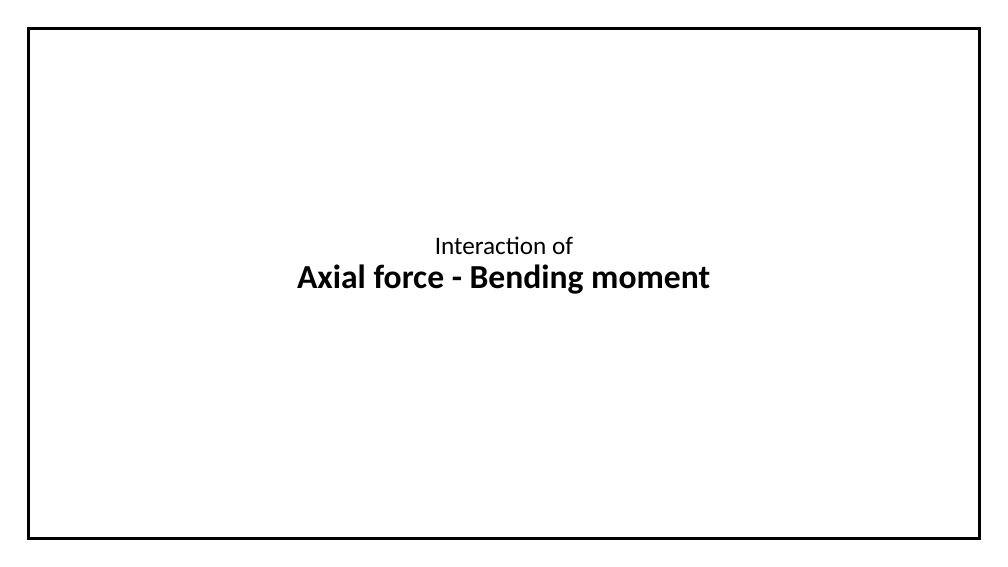
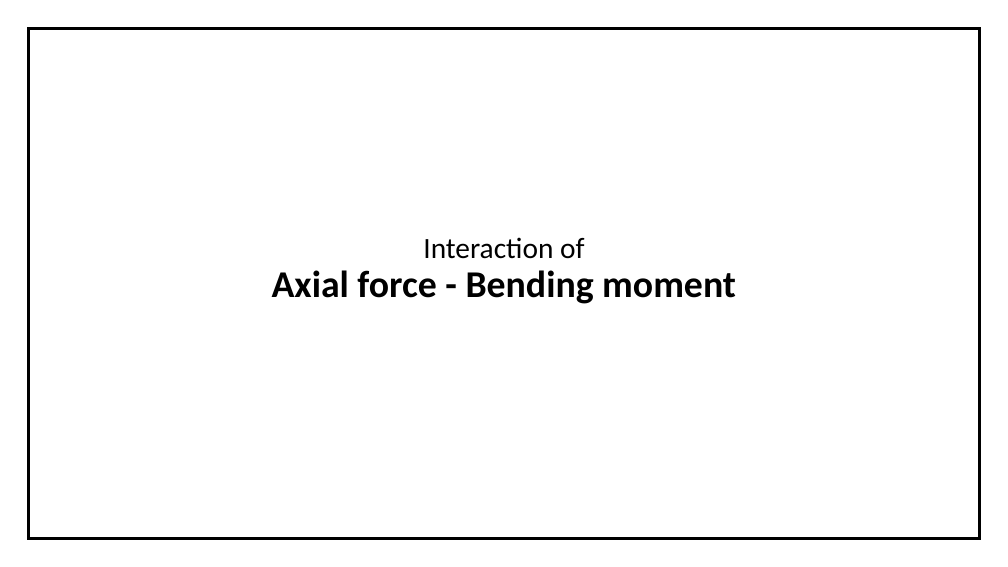
Before and after one commit to imsuneth/FEM, a slide deck: slide 6 of Documentations/Mid evaluation presentation/FINITE ELEMENT BASED STRUCTURAL ANALYSIS.pptx. Drawn at 1008x567 pixels with LibreOffice and Linux fonts; fonts in the diff are those of the drawing. Boxes give left, top, right and bottom in pixels: in the first picture for what was removed or moved away, otherwise in the second. Text is boxed around its words. In the diff, an @@ line names an element or a change of style, - is before the commit and + after.

```diff
--- a/Documentations/Mid evaluation presentation/FINITE ELEMENT BASED STRUCTURAL ANALYSIS.pptx
+++ b/Documentations/Mid evaluation presentation/FINITE ELEMENT BASED STRUCTURAL ANALYSIS.pptx
@@ text "Interaction of" at (x1=272, y1=237, x2=736, y2=304): size 24 to 28 pt in "Interaction of"; size 32 to 36 pt in "Axial force - Bending moment" @@
```
Also in this commit, not shown: 7 other slides changed, 2 slides added, 6 other files.
